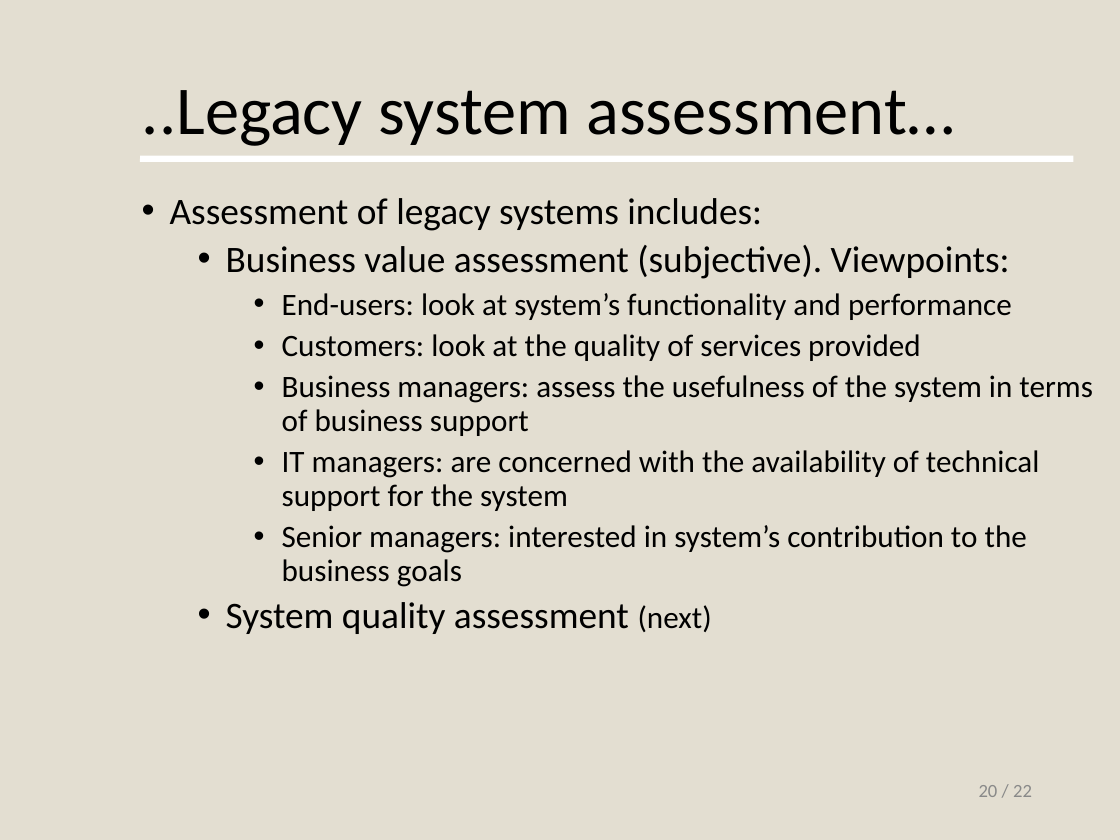
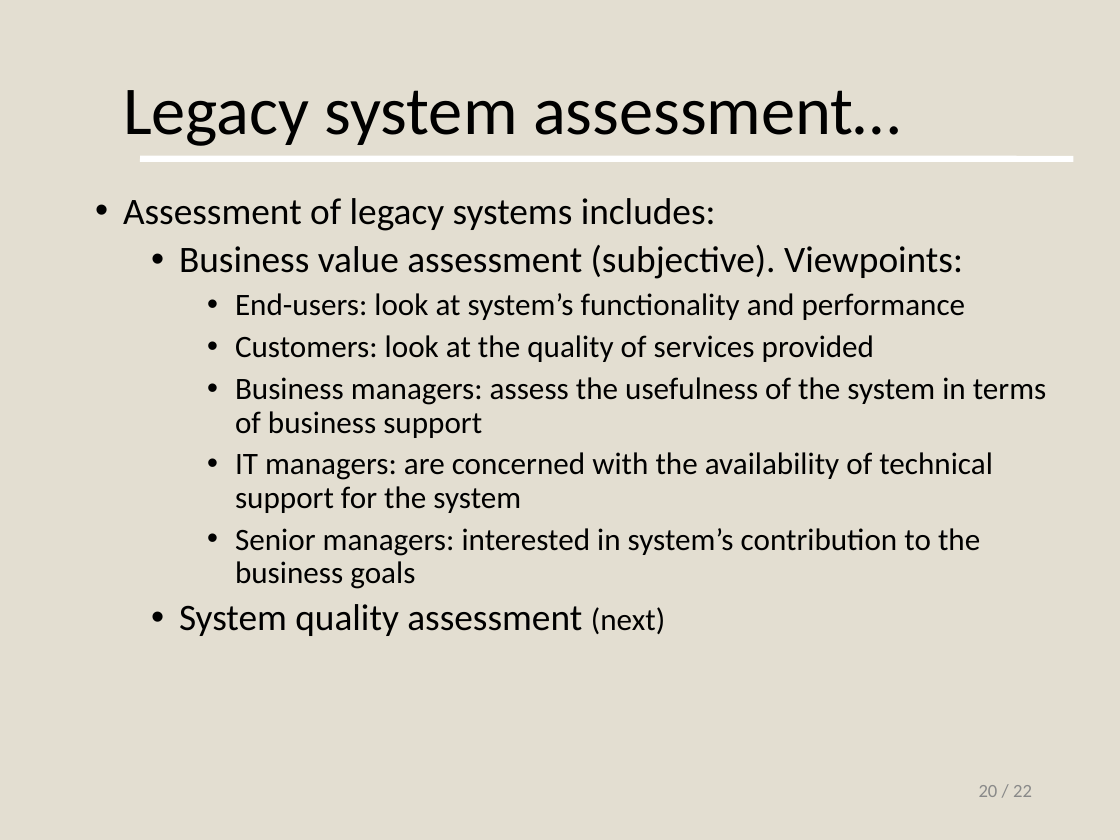
Before and after one commit to nottejas/clg-notes, a slide deck: slide 20 of SE/m1/UNIT1B_SE.ppt. Drawn at 1120x840 pixels with LibreOffice and Linux fonts; fonts in the diff are those of the drawing. Boxes give left, top, right and bottom in pixels: in the first picture for what was removed or moved away, otherwise in the second. Text is boxed around its words. In the diff, an @@ line names an element or a change of style, - is before the commit and + after.

```diff
--- a/SE/m1/UNIT1B_SE.ppt
+++ b/SE/m1/UNIT1B_SE.ppt
@@ text at box(123, 90, 901, 146): text changed @@
-..Legacy system assessment…
+Legacy system assessment…
@@ text "Assessment of legacy systems includes:": place and size @@
-text "Assessment of legacy systems includes:" at box(170, 198, 1093, 634)
+text "Assessment of legacy systems includes:" at box(123, 198, 1047, 636)
```
Also in this commit, not shown: 9 other slides changed.
